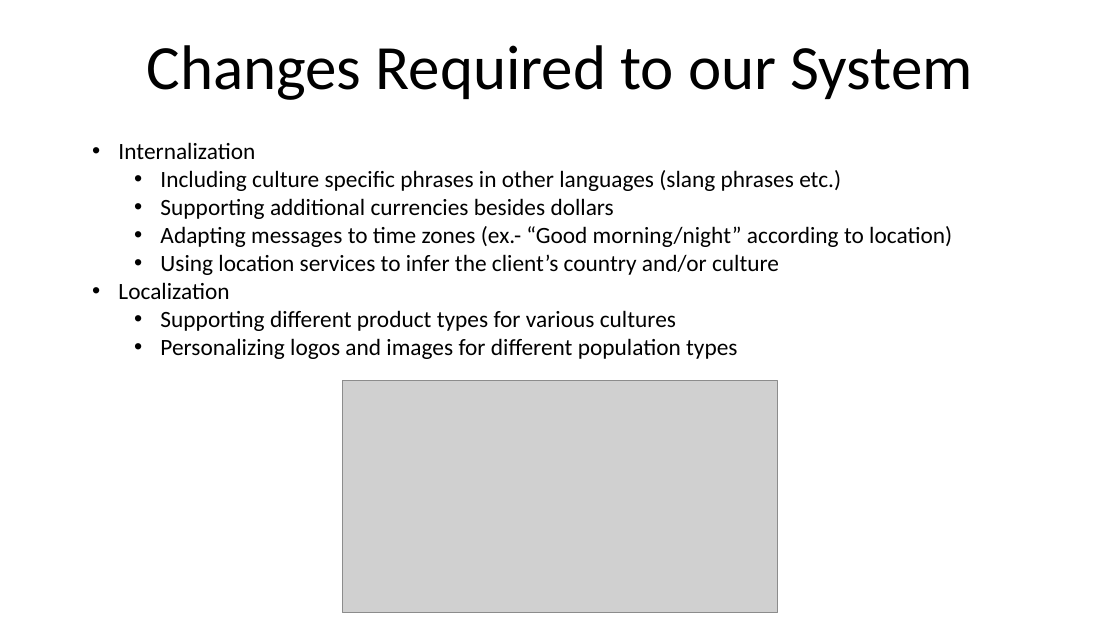
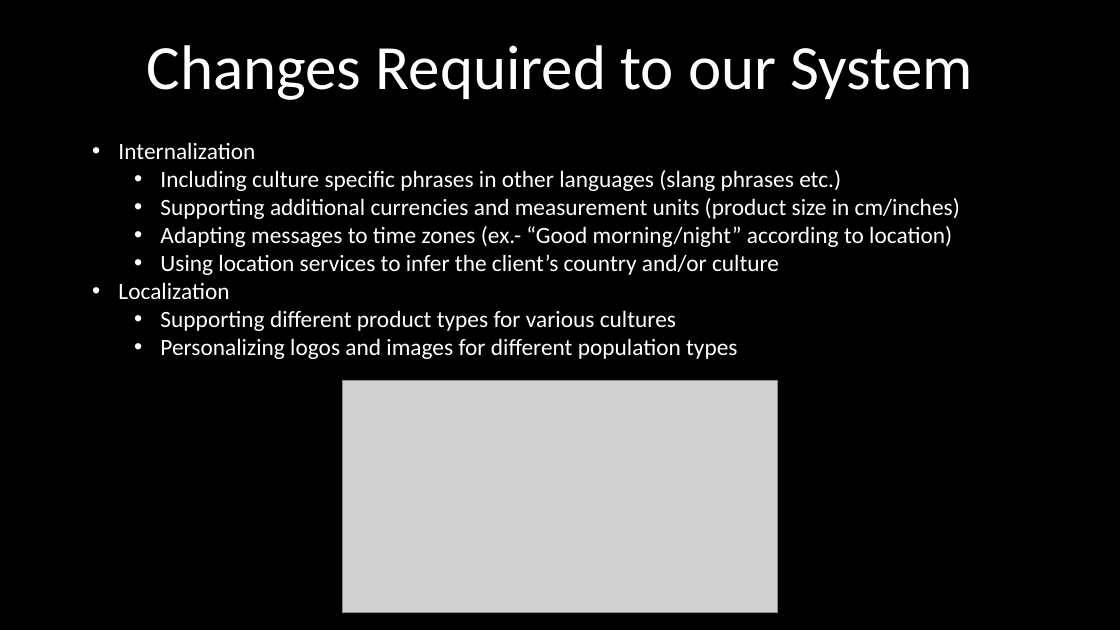
Before and after one commit to itaitzruia4/Workshop, a slide deck: slide 5 of docs/globalization.pptx. Drawn at 1120x630 pixels with LibreOffice and Linux fonts; fonts in the diff are those of the drawing; grey boxes stand for pictures; background and template pictures are left out. Boxes give left, top, right and bottom in pixels: in the first picture for what was removed or moved away, otherwise in the second. Text is boxed around its words. In the diff, an @@ line names an element or a change of style, - is before the commit and + after.

```diff
--- a/docs/globalization.pptx
+++ b/docs/globalization.pptx
@@ background #FFFFFF to picture (left out) @@
@@ text "Changes Required to our System" at <box>147,45,973,100</box>: text colour #000000 to #FFFFFF @@
@@ text at <box>118,142,952,359</box>: text colour #000000 to #FFFFFF in "Internalization", "Including culture specific phrases in other languages ...", "Adapting messages to time zones (ex.- “Good ...", "Using location services to infer the client’s ..." and 3 more places @@
@@ text at <box>160,198,960,219</box>: text changed; text colour #000000 to #FFFFFF @@
-  • Supporting additional currencies besides dollars
+  • Supporting additional currencies and measurement units (product size in cm/inches)
```
Also in this commit, not shown: 4 other slides changed, 2 slides added, 1 slide removed, 2 other files.
